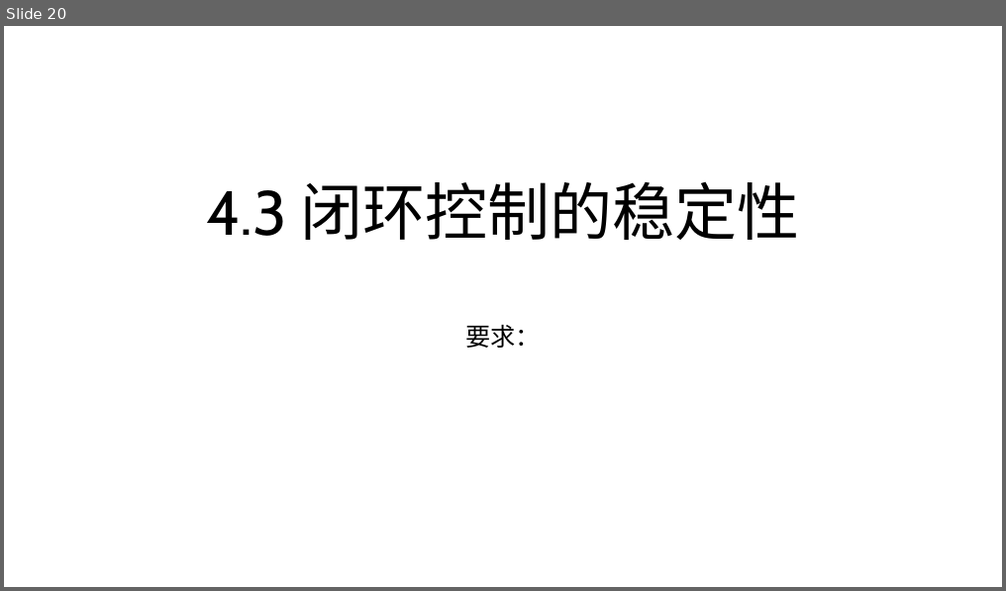
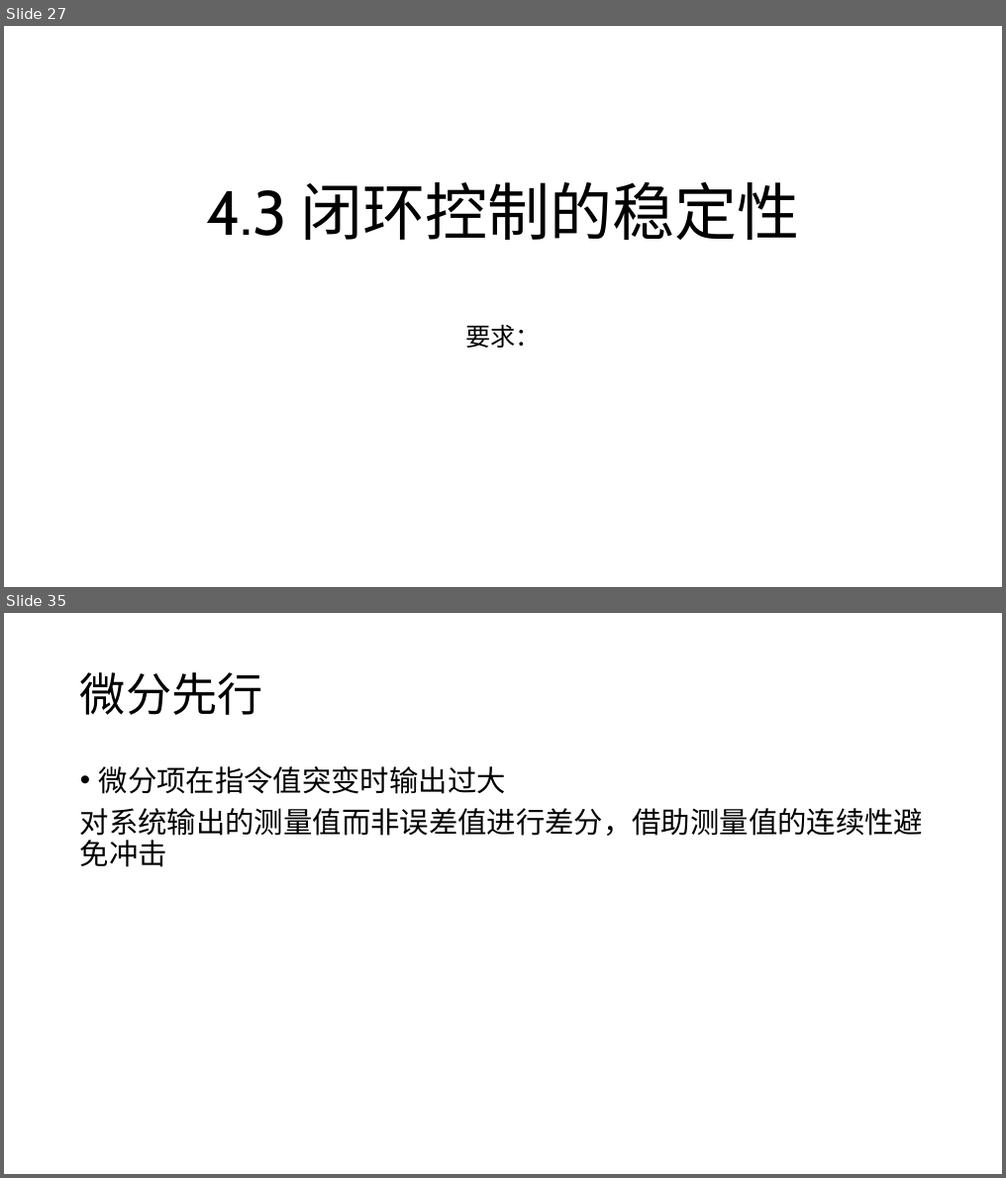
Before and after one commit to JLU-Robomaster-Embedded/embedded_tutorial, a slide deck: 4_控制器设计.pptx. Shown one above the other, each under a label of ours: slide 20 before the commit, slides 27 and 35 after it; the slides between them are not shown. The pictures are 1006x591 and 1006x1178 pixels, drawn with LibreOffice and Linux fonts; fonts in the diff are those of the drawing. Boxes give left, top, right and bottom in pixels: in the first picture for what was removed or moved away, otherwise in the second. Text is boxed around its words. In the diff, an @@ line names an element or a change of style, - is before the commit and + after.

```diff
--- a/4_控制器设计.pptx
+++ b/4_控制器设计.pptx
@@ slide 35 added at [4,613,1002,1174], background #FFFFFF @@
@@ title added at [80,672,263,715], 44 pt, text #000000 @@
+微分先行
@@ text added at [80,766,923,867], 28 pt, text #000000 @@
+• 微分项在指令值突变时输出过大
+对系统输出的测量值而非误差值进行差分，借助测量值的连续性避免冲击
@@ what was slide 20 is now slide 27 @@
```
Also in this commit, not shown: 9 slides changed, 18 other slides added, 6 slides removed.
